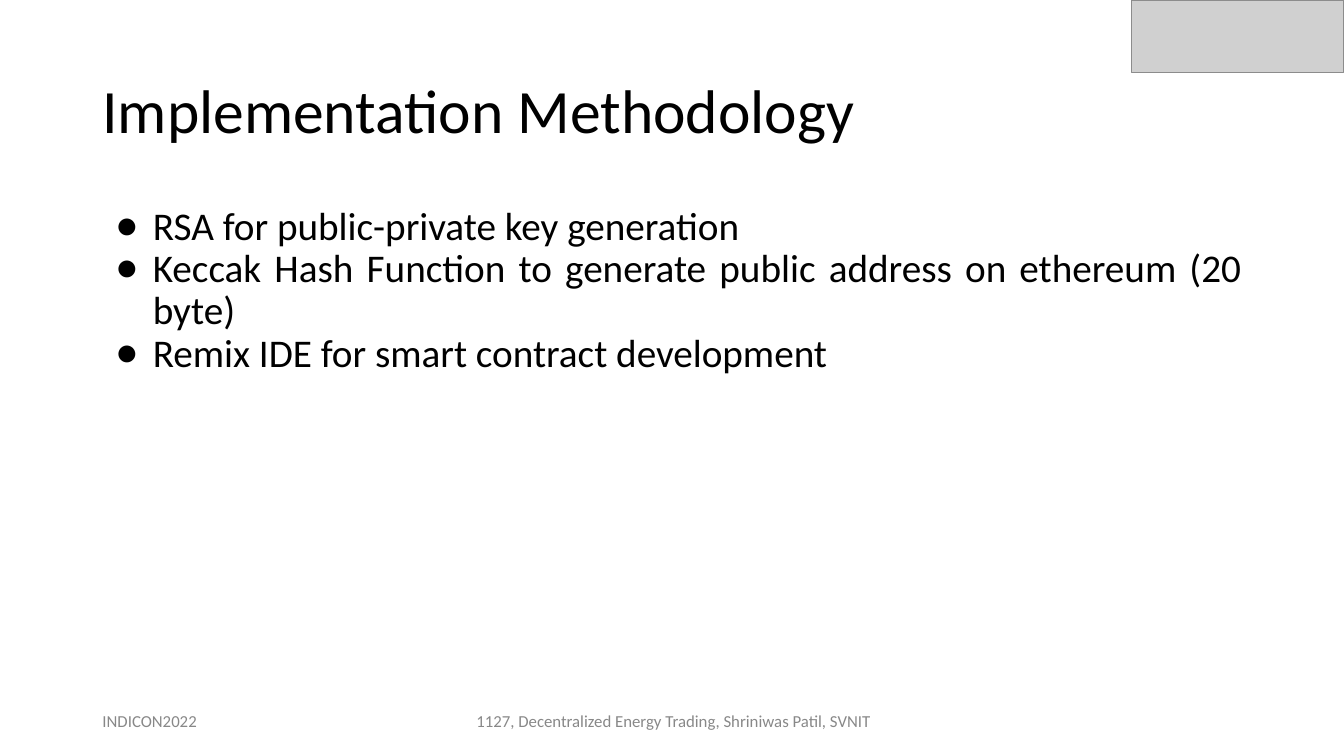
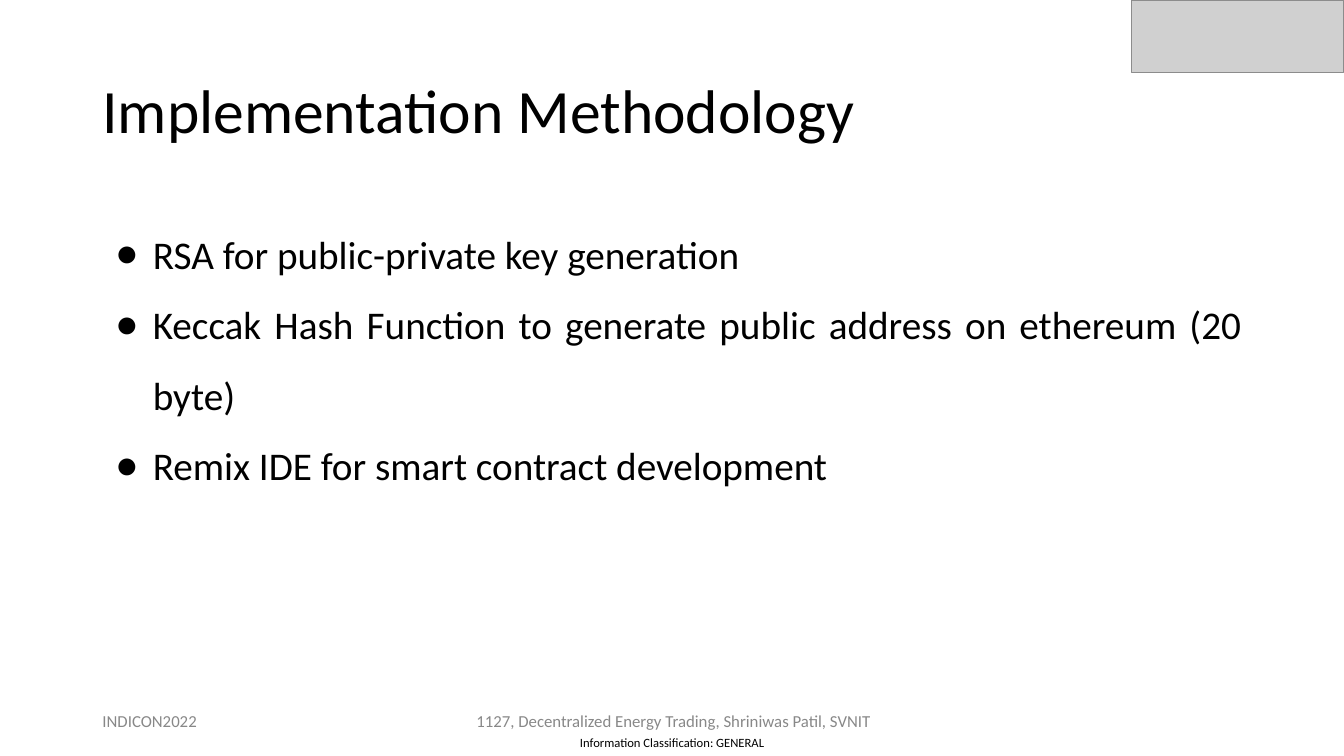
Before and after one commit to mbhatti20/portfolio, a slide deck: slide 25 of Paper ID - 1127 INDICON 2022 Presentation Slides (2).pptx (slide 26 before the commit). Drawn at 1344x756 pixels with LibreOffice and Linux fonts; fonts in the diff are those of the drawing; grey boxes stand for pictures. Boxes give left, top, right and bottom in pixels: in the first picture for what was removed or moved away, otherwise in the second. Text is boxed around its words. In the diff, an @@ line names an element or a change of style, - is before the commit and + after.

```diff
--- a/Paper ID - 1127 INDICON 2022 Presentation Slides (2).pptx
+++ b/Paper ID - 1127 INDICON 2022 Presentation Slides (2).pptx
@@ text "RSA for public-private key generation" at [153,241,1241,487]: line spacing 0.9 to 1.5 @@
@@ text added at [580,738,764,747], 9 pt, text #000000 @@
+Information Classification: GENERAL
```
Also in this commit, not shown: 33 other slides changed, 1 slide added, 1 slide removed, 1 other file.
